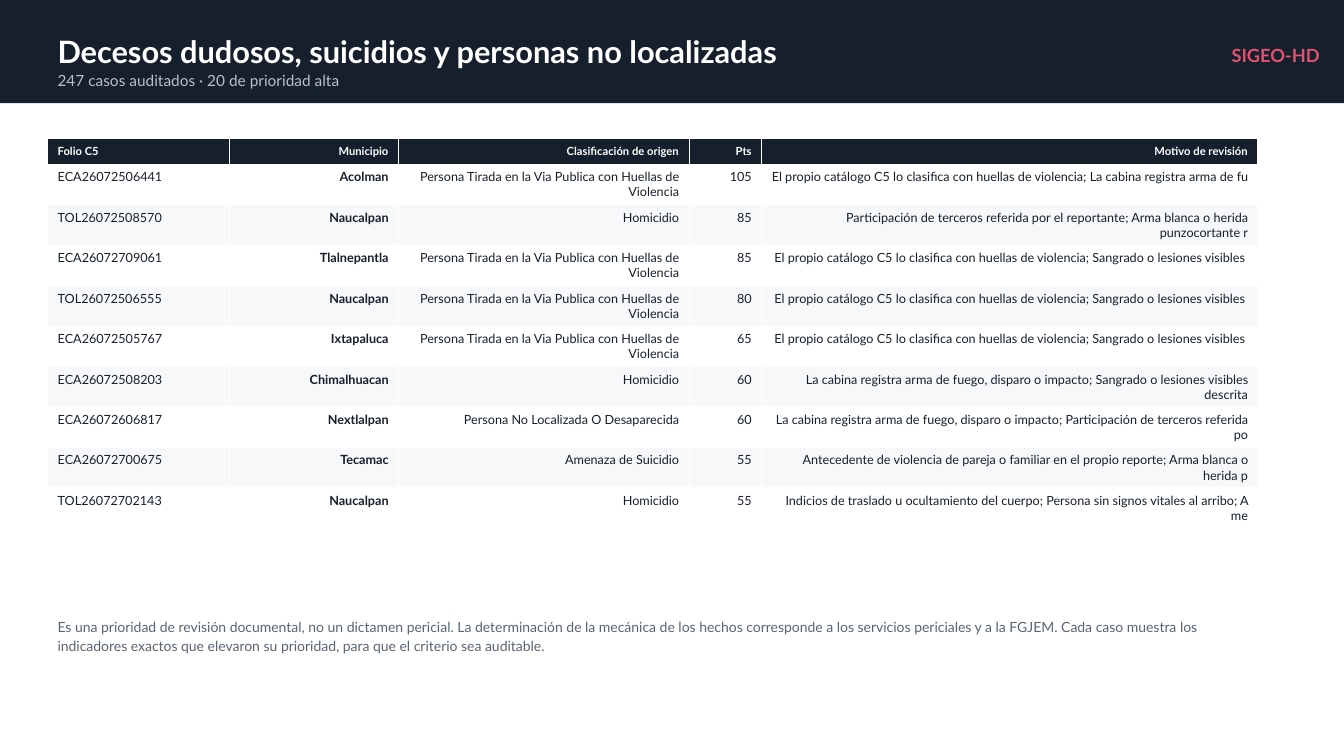
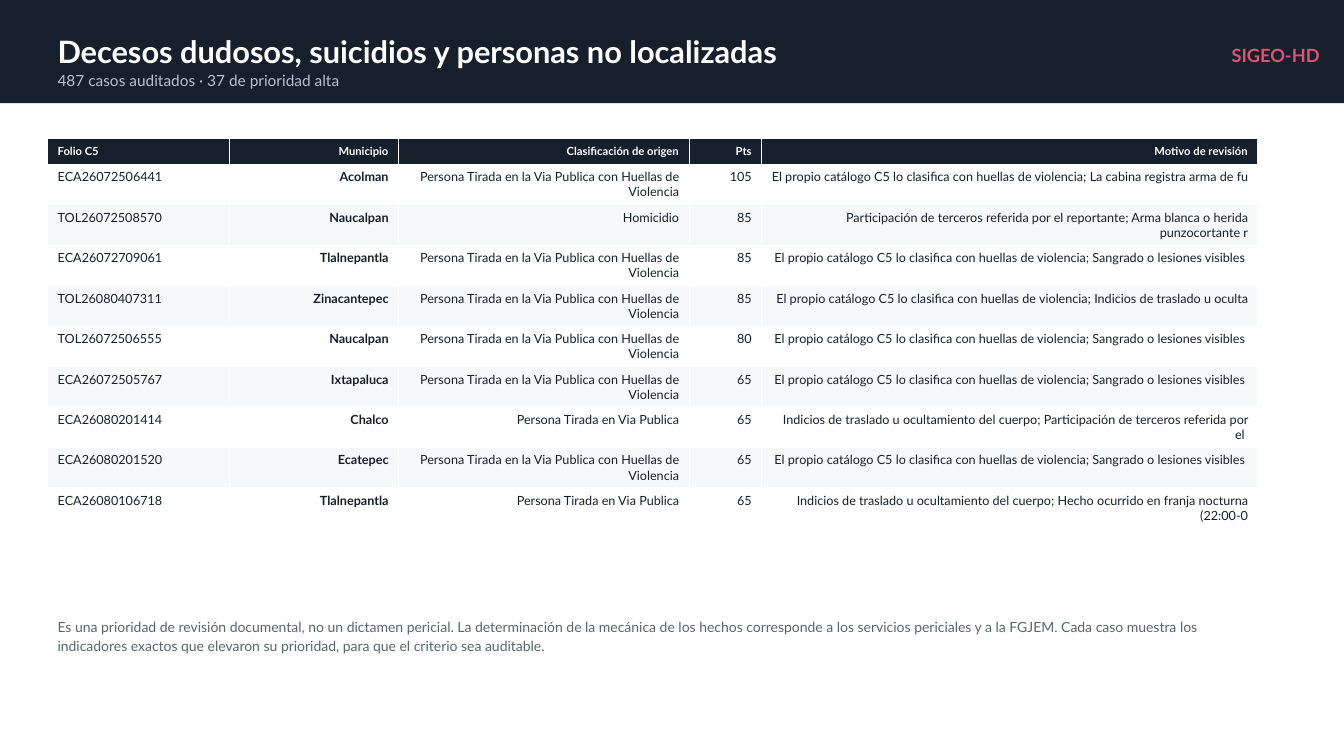
Before and after one commit to sthef0117-ui/sigeo-hd-dgspyt, a slide deck: slide 5 of presentacion/SIGEO-HD_Reunion_Mandos.pptx. Drawn at 1344x756 pixels with LibreOffice and Linux fonts; fonts in the diff are those of the drawing. Boxes give left, top, right and bottom in pixels: in the first picture for what was removed or moved away, otherwise in the second. Text is boxed around its words. In the diff, an @@ line names an element or a change of style, - is before the commit and + after.

```diff
--- a/presentacion/SIGEO-HD_Reunion_Mandos.pptx
+++ b/presentacion/SIGEO-HD_Reunion_Mandos.pptx
@@ text at [58, 74, 339, 89]: text changed @@
-247 casos auditados · 20 de prioridad alta
+487 casos auditados · 37 de prioridad alta
@@ table at [47, 139, 1257, 526] @@
+row 5: TOL26080407311 | Zinacantepec | Persona Tirada en la Via Publica con Huellas de Violencia | 85 | El propio catálogo C5 lo clasifica con huellas de violencia; Indicios de traslado u oculta
-row 7: ECA26072508203 | Chimalhuacan | Homicidio | 60 | La cabina registra arma de fuego, disparo o impacto; Sangrado o lesiones visibles descrita
-row 8: ECA26072606817 | Nextlalpan | Persona No Localizada O Desaparecida | 60 | La cabina registra arma de fuego, disparo o impacto; Participación de terceros referida po
-row 9: ECA26072700675 | Tecamac | Amenaza de Suicidio | 55 | Antecedente de violencia de pareja o familiar en el propio reporte; Arma blanca o herida p
-row 10: TOL26072702143 | Naucalpan | Homicidio | 55 | Indicios de traslado u ocultamiento del cuerpo; Persona sin signos vitales al arribo; A me
+row 8: ECA26080201414 | Chalco | Persona Tirada en Via Publica | 65 | Indicios de traslado u ocultamiento del cuerpo; Participación de terceros referida por el
+row 9: ECA26080201520 | Ecatepec | Persona Tirada en la Via Publica con Huellas de Violencia | 65 | El propio catálogo C5 lo clasifica con huellas de violencia; Sangrado o lesiones visibles
+row 10: ECA26080106718 | Tlalnepantla | Persona Tirada en Via Publica | 65 | Indicios de traslado u ocultamiento del cuerpo; Hecho ocurrido en franja nocturna (22:00-0
```
Also in this commit, not shown: 5 other slides changed, 21 other files.
